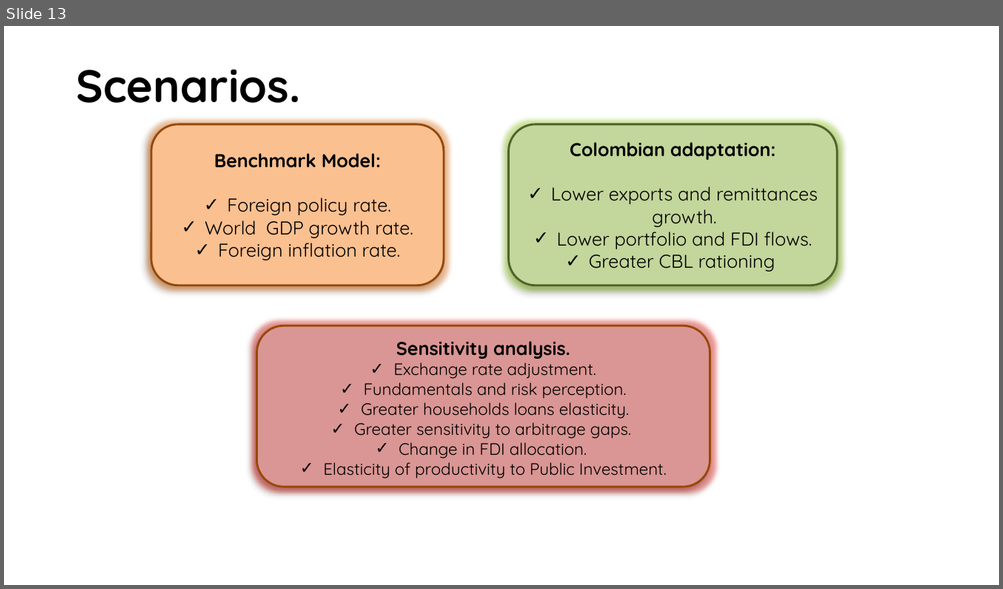
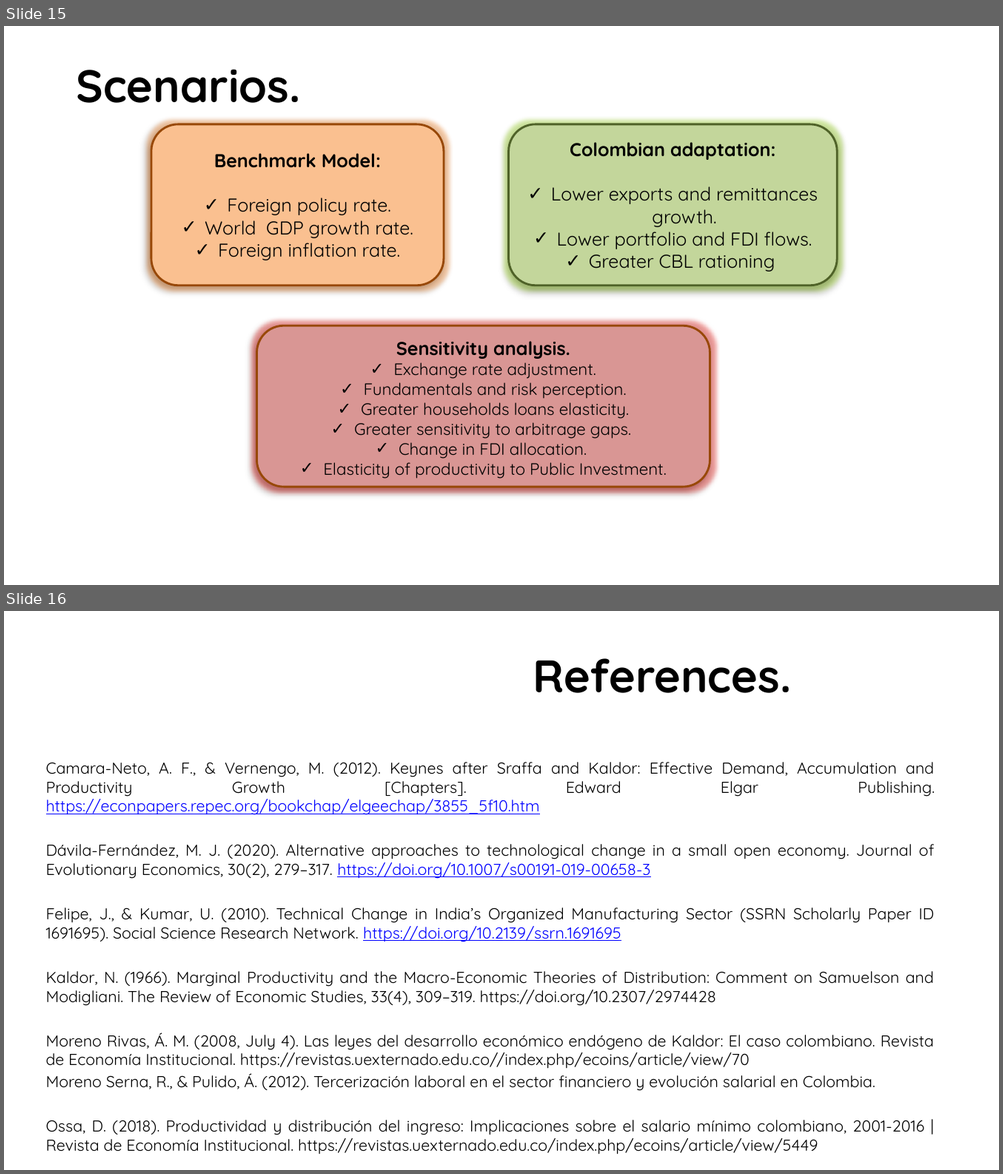
Before and after one commit to jhanandrade/AFD-Project, a slide deck: Documentos/Presentación 23 de Noviembre de 2020.pptx. Shown one above the other, each under a label of ours: slide 13 before the commit, slides 15 and 16 after it. The pictures are 1003x589 and 1003x1174 pixels, drawn with LibreOffice and Linux fonts; fonts in the diff are those of the drawing; background and template pictures are left out. Boxes give left, top, right and bottom in pixels: in the first picture for what was removed or moved away, otherwise in the second. Text is boxed around its words. In the diff, an @@ line names an element or a change of style, - is before the commit and + after.

Commit message:
Productivity

```diff
--- a/Documentos/Presentación 23 de Noviembre de 2020.pptx
+++ b/Documentos/Presentación 23 de Noviembre de 2020.pptx
@@ slide 16 added at box(4, 611, 999, 1170), background picture (left out) @@
@@ title added at box(532, 658, 791, 693), 44 pt, text #000000, bold @@
+References.
@@ text added at box(46, 762, 934, 1155), 15.3 pt, text #000000 @@
+Camara-Neto, A. F., & Vernengo, M. (2012). Keynes after Sraffa and Kaldor: Effective Demand, Accumulation and Productivity Growth [Chapters]. Edward Elgar Publishing. https://econpapers.repec.org/bookchap/elgeechap/3855_5f10.htm
+Dávila-Fernández, M. J. (2020). Alternative approaches to technological change in a small open economy. Journal of Evolutionary Economics, 30(2), 279–317. https://doi.org/10.1007/s00191-019-00658-3
+Felipe, J., & Kumar, U. (2010). Technical Change in India’s Organized Manufacturing Sector (SSRN Scholarly Paper ID 1691695). Social Science Research Network. https://doi.org/10.2139/ssrn.1691695
+Kaldor, N. (1966). Marginal Productivity and the Macro-Economic Theories of Distribution: Comment on Samuelson and Modigliani. The Review of Economic Studies, 33(4), 309–319. https://doi.org/10.2307/2974428
+Moreno Rivas, Á. M. (2008, July 4). Las leyes del desarrollo económico endógeno de Kaldor: El caso colombiano. Revista de Economía Institucional. https://revistas.uexternado.edu.co//index.php/ecoins/article/view/70
+Moreno Serna, R., & Pulido, Á. (2012). Tercerización laboral en el sector financiero y evolución salarial en Colombia.
+Ossa, D. (2018). Productividad y distribución del ingreso: Implicaciones sobre el salario mínimo colombiano, 2001-2016 | Revista de Economía Institucional. https://revistas.uexternado.edu.co/index.php/ecoins/article/view/5449
@@ what was slide 13 is now slide 15 @@
```
Also in this commit, not shown: 2 other slides added.
